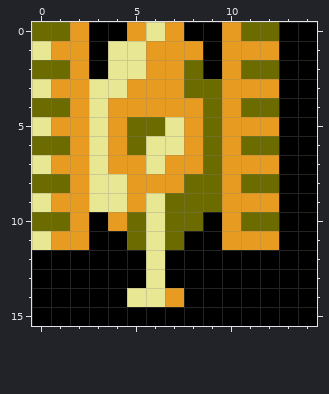
Two states of a pixel-art sprite, Sprites/Tanks/Player/Type7/down1.png. The picture above is the old version.
The file is 45x48 pixels, drawn in blocks of 3x3; one block is one cell here. Colours within 5 levels of each other are drawn and written as one.
New version:
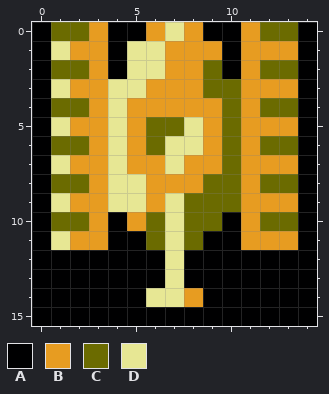
Palette (. is transparent): A #000001  B #e79c21  C #6b6b00  D #e7e794
Changes in this commit:
Changed rows in their new state; - is an unchanged pixel.
first column x 0:
 0 A-CB-ABDB-AB-C
 1 AD-BA-D--BA--B
 2 A-CBA-D-BCAB-C
 3 AD-B-D--B-C--B
 4 A-CBD----BCB-C
 5 AD-BDB-CDBC--B
 6 A-CBDBC-DBCB-C
 7 AD-BD-BD-BC--B
 8 A-CB-D--B-CB-C
 9 AD-B-DBD--C--B
10 A-CBABCD-CAB-C
11 AD-B-ACDC-A--B
12 ------AD------
13 ------AD------
14 -----A-DB-----
Where, in picture pixels (left, top, right, bottom), the same in both pictures:
changed: (32, 22, 298, 307)
